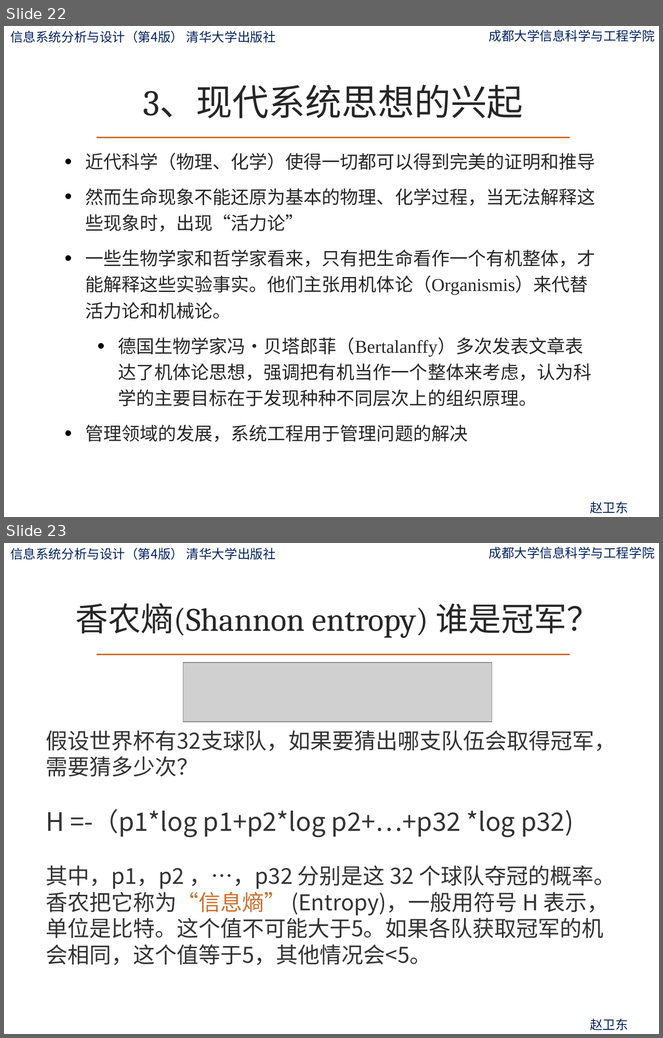
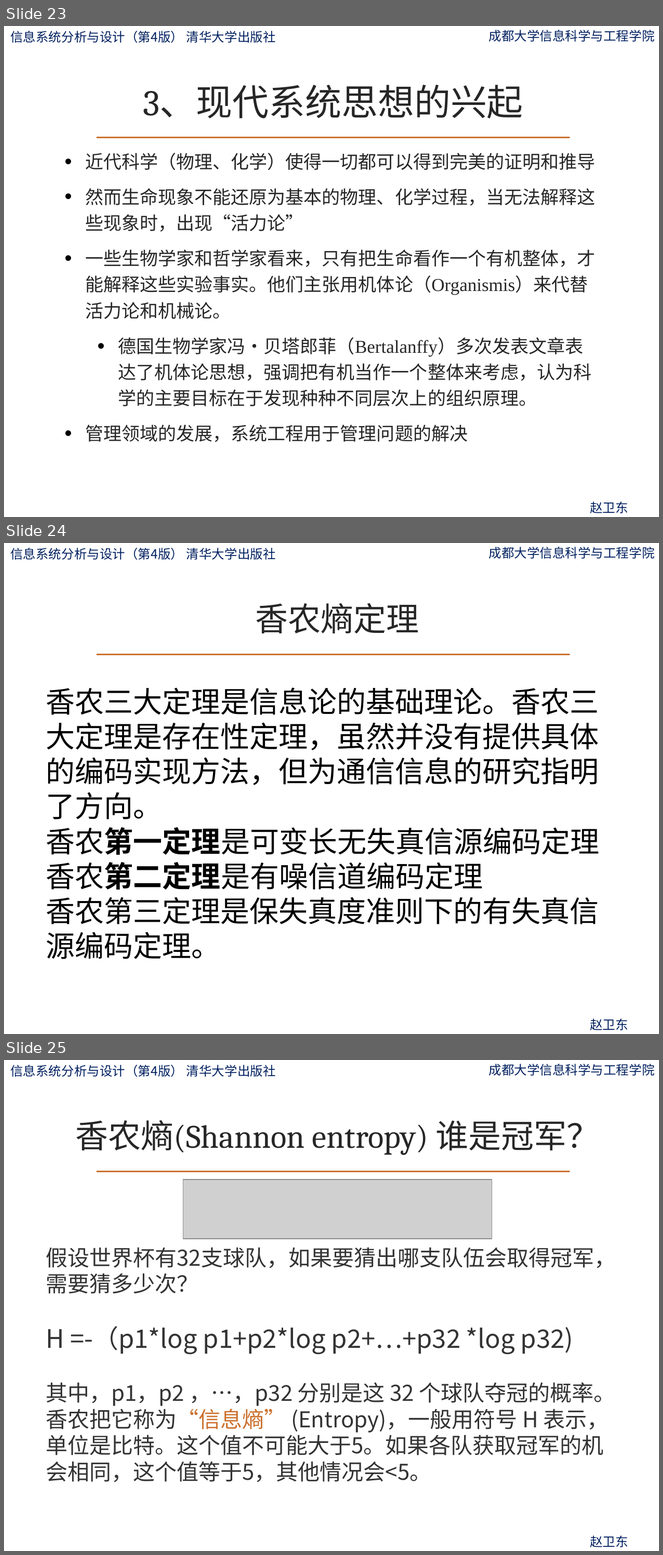
Before and after one commit to zwdcdu/is_analysis, a slide deck: ppt/第1章-系统思想.pptx. Shown one above the other, each under a label of ours: slides 22 and 23 before the commit, slides 23, 24 and 25 after it. The pictures are 663x1038 and 663x1555 pixels, drawn with LibreOffice and Linux fonts; fonts in the diff are those of the drawing; grey boxes stand for pictures; background and template pictures are left out. Boxes give left, top, right and bottom in pixels: in the first picture for what was removed or moved away, otherwise in the second. Text is boxed around its words. In the diff, an @@ line names an element or a change of style, - is before the commit and + after.

```diff
--- a/ppt/第1章-系统思想.pptx
+++ b/ppt/第1章-系统思想.pptx
@@ slide 24 added at (4, 543, 659, 1034), background picture (left out); not listed: 4 template elements that a slide beside it also shows @@
@@ title added at (256, 603, 419, 633), 36 pt, text #262626 @@
+香农熵定理
@@ text added at (46, 688, 600, 960), 32 pt, text #000000 @@
+香农三大定理是信息论的基础理论。香农三大定理是存在性定理，虽然并没有提供具体的编码实现方法，但为通信信息的研究指明了方向。
+香农第一定理是可变长无失真信源编码定理香农第二定理是有噪信道编码定理
+香农第三定理是保失真度准则下的有失真信源编码定理。
@@ what was slide 22 is now slide 23 @@
@@ what was slide 23 is now slide 25 @@
```
Also in this commit, not shown: 1 slide changed, 2 other slides added.
